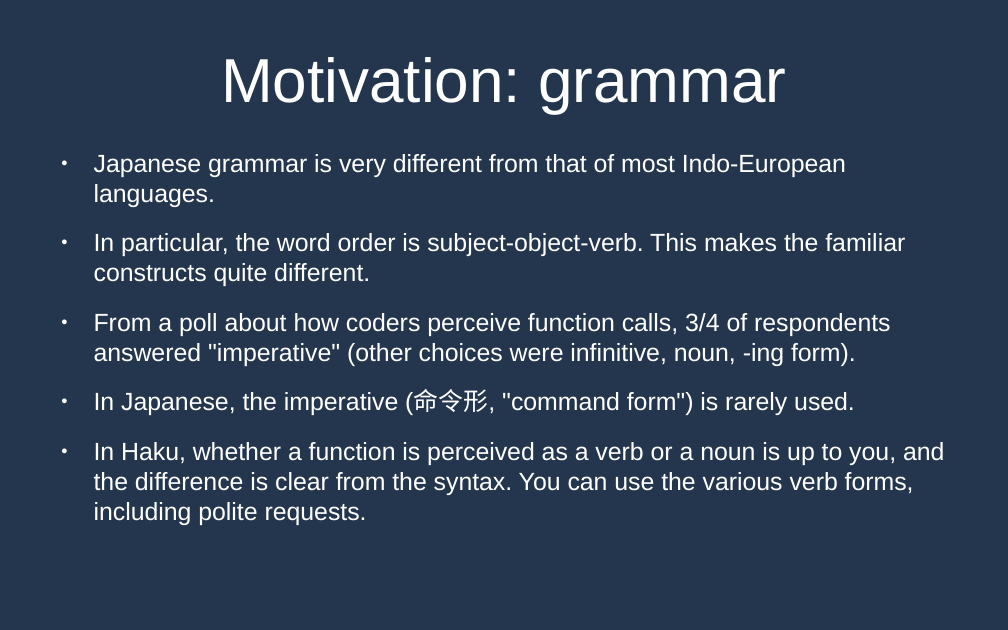
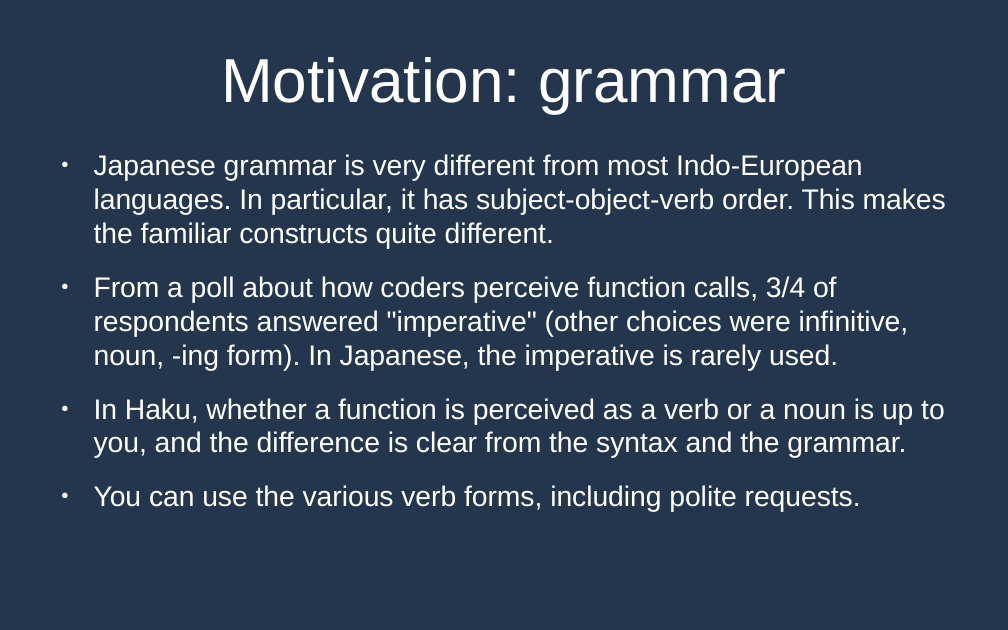
Before and after one commit to MrPicklePinosaur/haku, a slide deck: slide 15 of haku-talk/haku-talk.odp. Drawn at 1008x630 pixels with LibreOffice and Linux fonts; fonts in the diff are those of the drawing. Boxes give left, top, right and bottom in pixels: in the first picture for what was removed or moved away, otherwise in the second. Text is boxed around its words. In the diff, an @@ line names an element or a change of style, - is before the commit and + after.

Commit message:
Haku talk almost done ...

```diff
--- a/haku-talk/haku-talk.odp
+++ b/haku-talk/haku-talk.odp
@@ text at bbox=[94, 154, 946, 512]: text changed; size 19.6 to 22.2 pt @@
-● Japanese grammar is very different from that of most Indo-European languages.
-● In particular, the word order is subject-object-verb. This makes the familiar constructs quite different.
-● From a poll about how coders perceive function calls, 3/4 of respondents answered "imperative" (other choices were infinitive, noun, -ing form).
-● In Japanese, the imperative (命令形, "command form") is rarely used.
-● In Haku, whether a function is perceived as a verb or a noun is up to you, and the difference is clear from the syntax. You can use the various verb forms, including polite requests.
+● Japanese grammar is very different from most Indo-European languages. In particular, it has subject-object-verb order. This makes the familiar constructs quite different.
+● From a poll about how coders perceive function calls, 3/4 of respondents answered "imperative" (other choices were infinitive, noun, -ing form). In Japanese, the imperative is rarely used.
+● In Haku, whether a function is perceived as a verb or a noun is up to you, and the difference is clear from the syntax and the grammar.
+● You can use the various verb forms, including polite requests.
```
Also in this commit, not shown: 2 other slides changed, 13 slides added, 1 slide removed, 2 other files.
